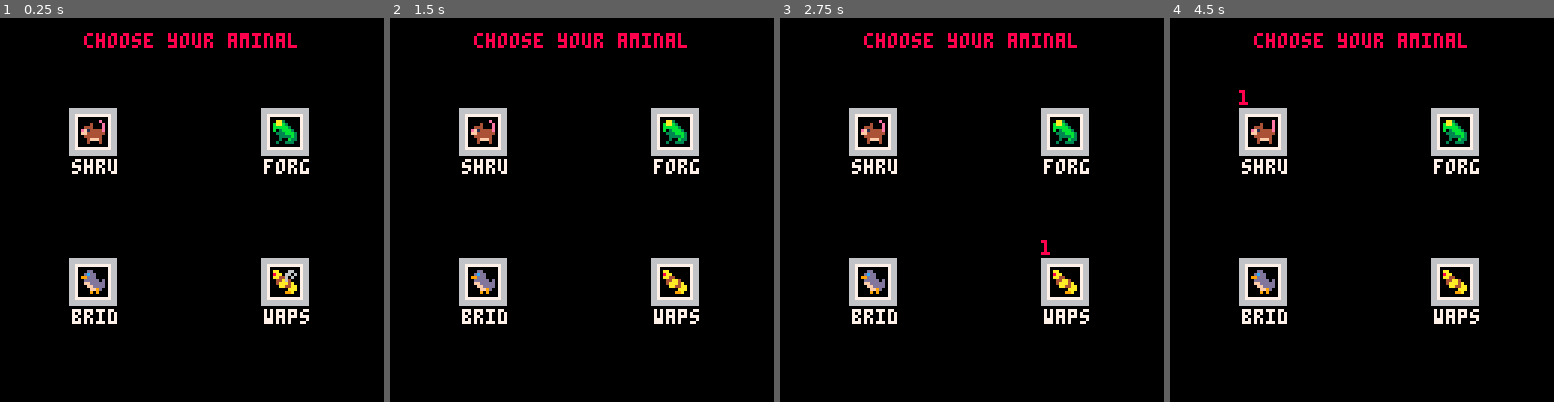
Above: before the commit, frames 1-4 (left to right).
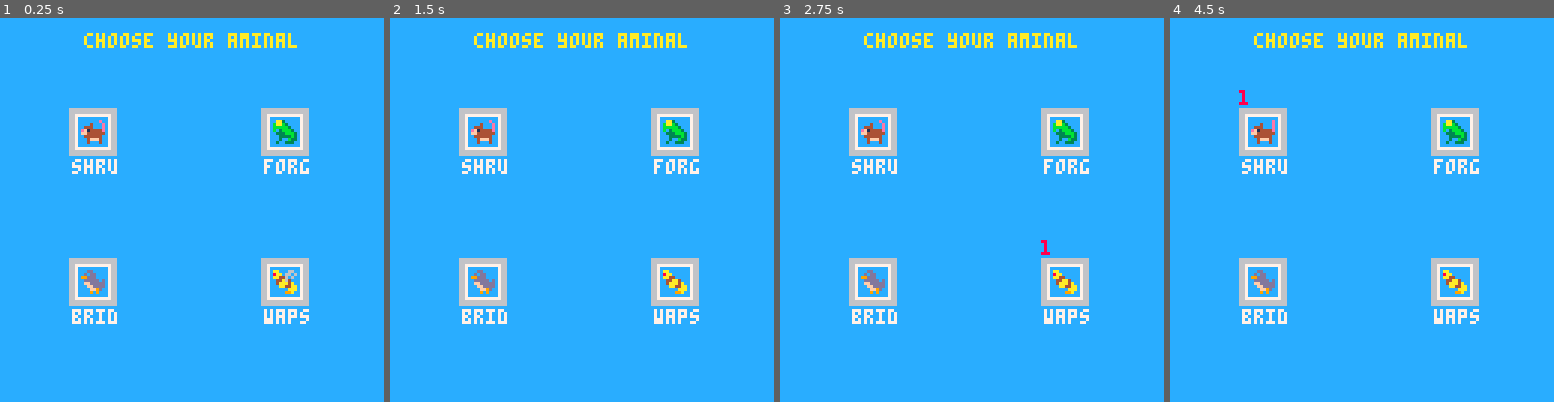
Above: after the commit, the same moments.

Repository: sealgair/aminals
Game: PICO-8 cartridge game.p8
Two runs of this game, one before a commit and one after it. Both use one fixed random seed, a clock stepped at 60 frames per second and the inputs below.
Inputs:
- Up to frame 1 (0.25 s): no input
- Up to frame 2 (1.5 s): tap X (X key) at 0.33, 1.07 s; tap O (Z key) at 0.7 s
- Up to frame 3 (2.75 s): hold Right 1.6-2.1 s; tap O (Z key) at 1.7, 2.1, 2.5 s; tap X (X key) at 1.85 s; hold Up 2.15-2.42 s; hold Right from 2.47 s (still down)
- Up to frame 4 (4.5 s): tap O (Z key) every 0.4 s from 2.9 to 4.1 s; tap X (X key) at 2.97, 4.08 s; release Right at 3.03 s; hold Left 3.08-3.58 s; hold Down 3.63-3.97 s; hold Right from 4.02 s (still down)

The runs differ from the first frame. In frame 1, 94% of the frame differs, in the area x 0-100%, y 0-100%; in frame 2, 94%; in frame 3, 94%; in frame 4, 94%.

Commit message:
set up palette swap colors

Diff:
--- a/main.lua
+++ b/main.lua
@@ -80,8 +80,8 @@
 end
 
 function playerselect:draw()
-  rectfill(0, 0, 127, 127, 0)
-  print("choose your aminal", 28, 5, 8)
+  rectfill(0, 0, 127, 127, 12)
+  print("choose your aminal", 28, 5, 10)
 
   y = 30
   for r, row in pairs(self.options) do
--- a/players.lua
+++ b/players.lua
@@ -105,9 +105,16 @@
 
 forg = prototype({
   name='forg',
-  sprite=makesprite({
-    idle={32}
-  }),
+  sprite=makesprite{
+    animations={
+      idle={32}
+    },
+    palettes={
+      {[11]=8, [3]=2, [10]=12},
+      {[11]=10, [3]=9, [10]=2},
+      {[11]=2, [3]=1, [10]=15},
+    }
+  },
   accel=8, speed=1.8,
   jump=0,
 }, playerbase)
@@ -132,12 +139,19 @@
 
 brid = prototype({
   name='brid',
-  sprite=makesprite({
-    idle={48},
-    walk={48,49},
-    flap={51},
-    glide={50},
-  }),
+  sprite=makesprite{
+    animations={
+      idle={48},
+      walk={48,49},
+      flap={51},
+      glide={50},
+    },
+    palettes={
+      {[13]=3, [2]=11, [15]=7, [12]=1, [9]=10},
+      {[13]=9, [2]=15, [15]=10, [12]=10, [9]=15},
+      {[13]=7, [2]=6, [15]=6, [12]=13, [9]=5},
+    }
+  },
   speed=1.75,
   walk=.75,
   flap=1,
@@ -184,9 +198,16 @@
 end
 
 waps = prototype({
-  sprite=makesprite({
-    idle={1, 2, speed=1/18}
-  }),
+  sprite=makesprite{
+    animations={
+      idle={1, 2, speed=1/18}
+    },
+    palettes={
+      {[10]=9, [4]=0, [9]=5, [8]=4, [6]=7},
+      {[10]=11, [4]=2, [9]=4, [8]=3, [6]=9},
+      {[10]=13, [4]=1, [9]=6, [8]=10, [6]=6},
+    }
+  },
   name='waps',
   accel=10, speed=1,
   gravity=0
